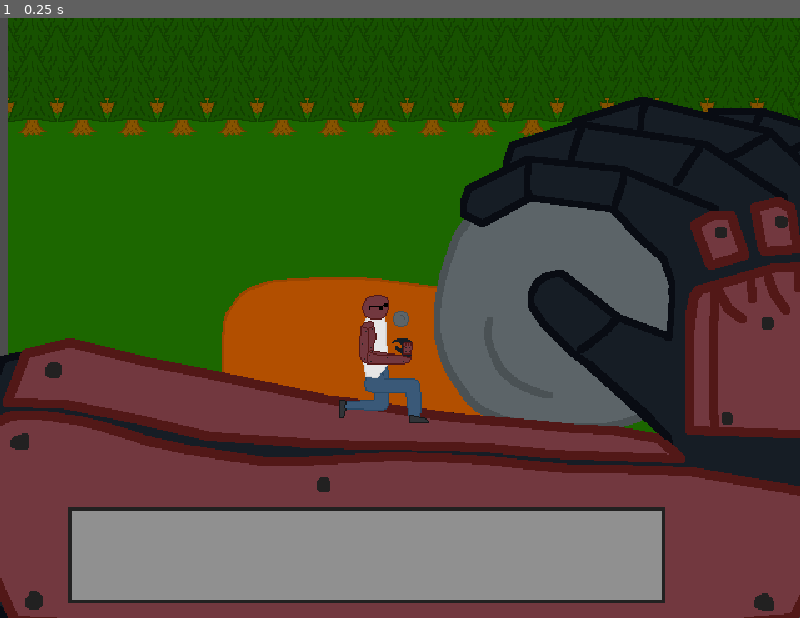
Above: before the commit, frame 1.
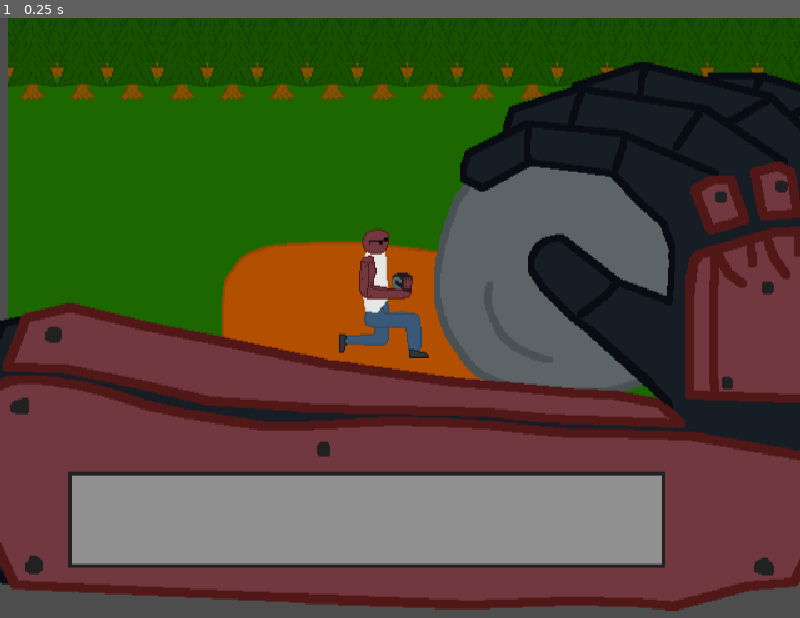
Above: after the commit, the same moment.

Repository: bowenjos/PigsquadAugust2024
Game: Godot game, scene res://Scenes/GameScene.tscn
Two runs of this game, one before a commit and one after it. Both use one fixed random seed, a clock stepped at 60 frames per second and the inputs below. This scene is started directly instead of the project's main scene.
Inputs:
- Up to frame 1 (0.25 s): no input

The runs differ from the first frame. In frame 1, 41% of the frame differs, in the area x 0-100%, y 7-100%.

Commit message:
New sprites

Diff:
--- a/Scenes/GameScene.tscn
+++ b/Scenes/GameScene.tscn
@@ -40,7 +40,6 @@
 [node name="ShotPut" parent="." instance=ExtResource("3_7735l")]
 z_index = 1
 position = Vector2(314, 350)
-freeze = true
 
 [node name="BackgroundHolder" type="Node2D" parent="."]
 
@@ -271,5 +270,5 @@
 
 [node name="ShotBot" type="Sprite2D" parent="."]
 z_index = 2
-position = Vector2(301, 359)
+position = Vector2(301, 335)
 texture = ExtResource("21_lo4on")
--- /dev/null
+++ b/Scenes/ShotBotArm.tscn
@@ -0,0 +1,9 @@
+[gd_scene load_steps=2 format=3 uid="uid://creiv4sk24104"]
+
+[ext_resource type="Texture2D" uid="uid://cdit3fakswh2b" path="res://Art/ShotBotArm.png" id="1_jtk6b"]
+
+[node name="Node2D" type="Sprite2D"]
+rotation = -0.359538
+texture = ExtResource("1_jtk6b")
+
+[node name="Camera2D" type="Camera2D" parent="."]
Binary file changed: Art/ShotBot.png
Binary file added: Art/ShotBotArm.png
Not shown, added: Art/ShotBotArm.png.import
Binary file changed: Art/ShotBotStanding.png
